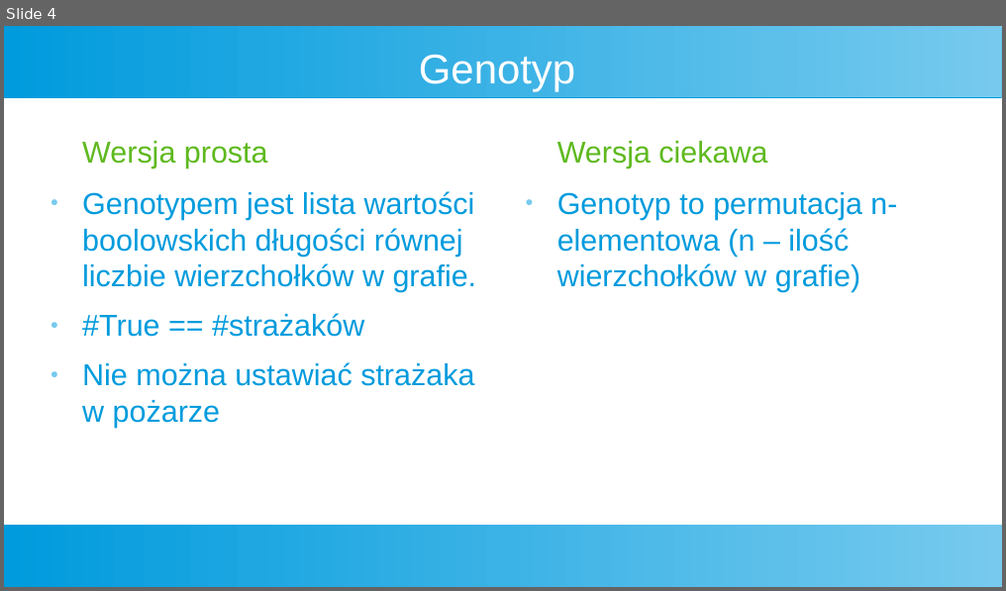
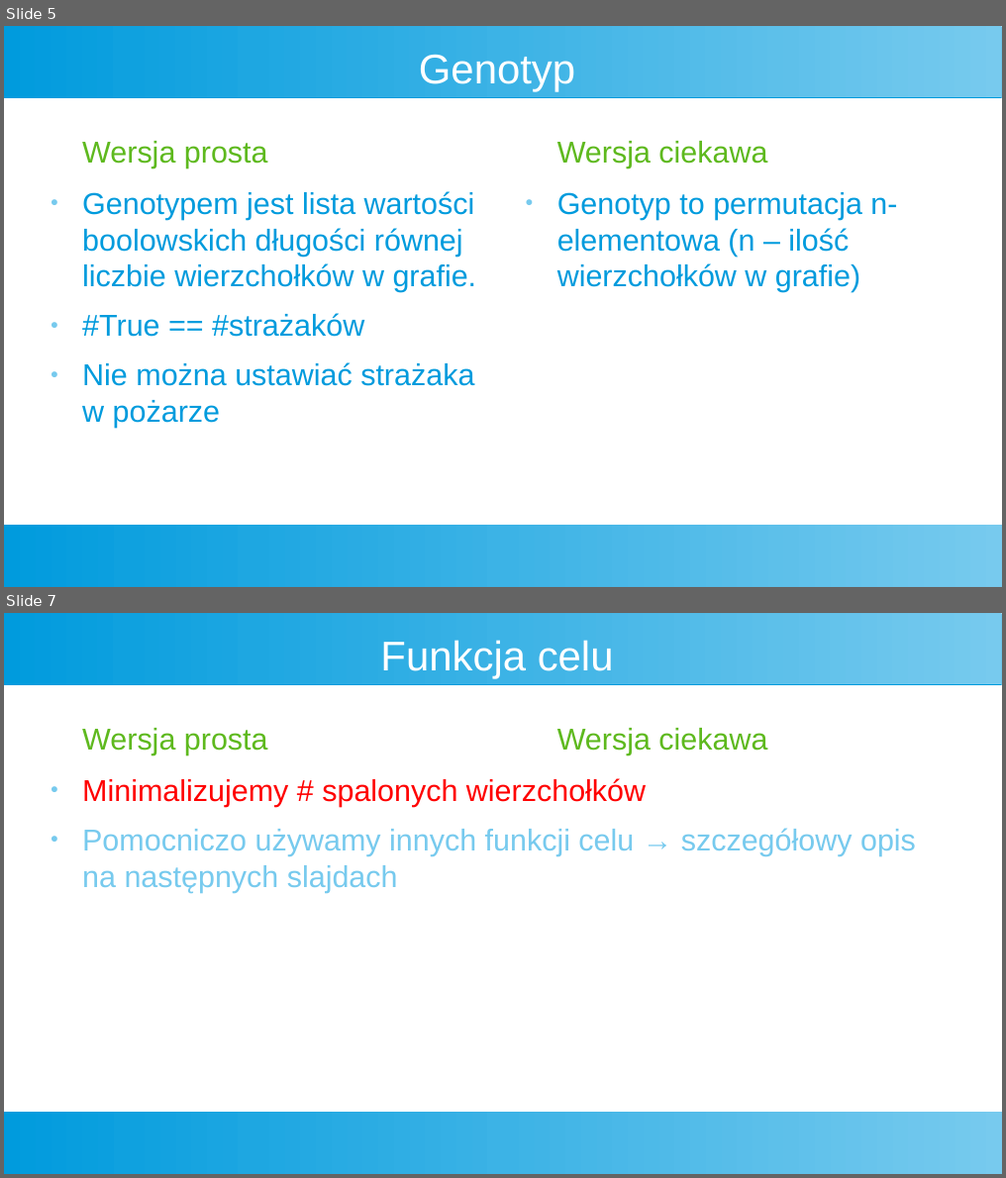
Before and after one commit to Kubapatoka/FiremanProblemEAProject, a slide deck: Prezentacja/Prez.odp. Shown one above the other, each under a label of ours: slide 4 before the commit, slides 5 and 7 after it; the slides between them are not shown. The pictures are 1006x591 and 1006x1178 pixels, drawn with LibreOffice and Linux fonts; fonts in the diff are those of the drawing. Boxes give left, top, right and bottom in pixels: in the first picture for what was removed or moved away, otherwise in the second. Text is boxed around its words. In the diff, an @@ line names an element or a change of style, - is before the commit and + after.

```diff
--- a/Prezentacja/Prez.odp
+++ b/Prezentacja/Prez.odp
@@ slide 7 added at [4, 613, 1002, 1174], background #FFFFFF; not listed: 2 template elements that a slide beside it also shows @@
@@ title added at [380, 640, 614, 679], 33 pt, text #FFFFFF @@
+Funkcja celu
@@ text added at [82, 728, 268, 756], 24 pt, text #5EB91E @@
+Wersja prosta
@@ text added at [557, 728, 767, 756], 24 pt, text #5EB91E @@
+Wersja ciekawa
@@ text added at [82, 778, 916, 893], 24 pt, text #77CAEE @@
+● Minimalizujemy # spalonych wierzchołków
+● Pomocniczo używamy innych funkcji celu → szczegółowy opis na następnych slajdach
@@ what was slide 4 is now slide 5 @@
```
Also in this commit, not shown: 5 other slides added, 2 other files.
